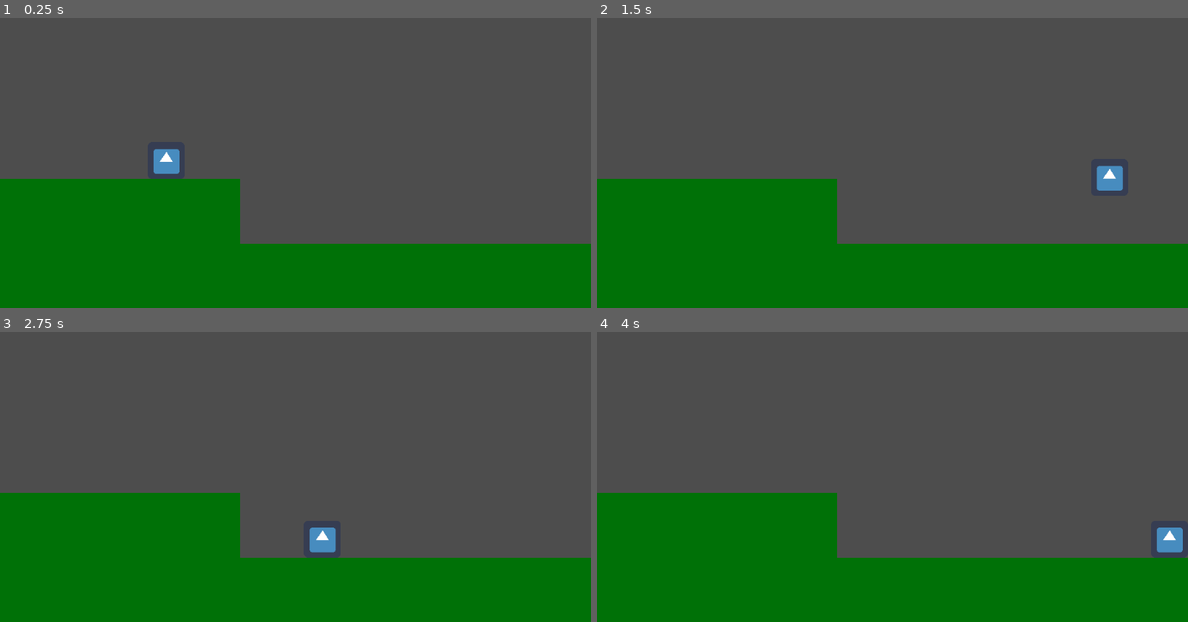
Above: before the commit, frames 1-4 (two rows, left to right).
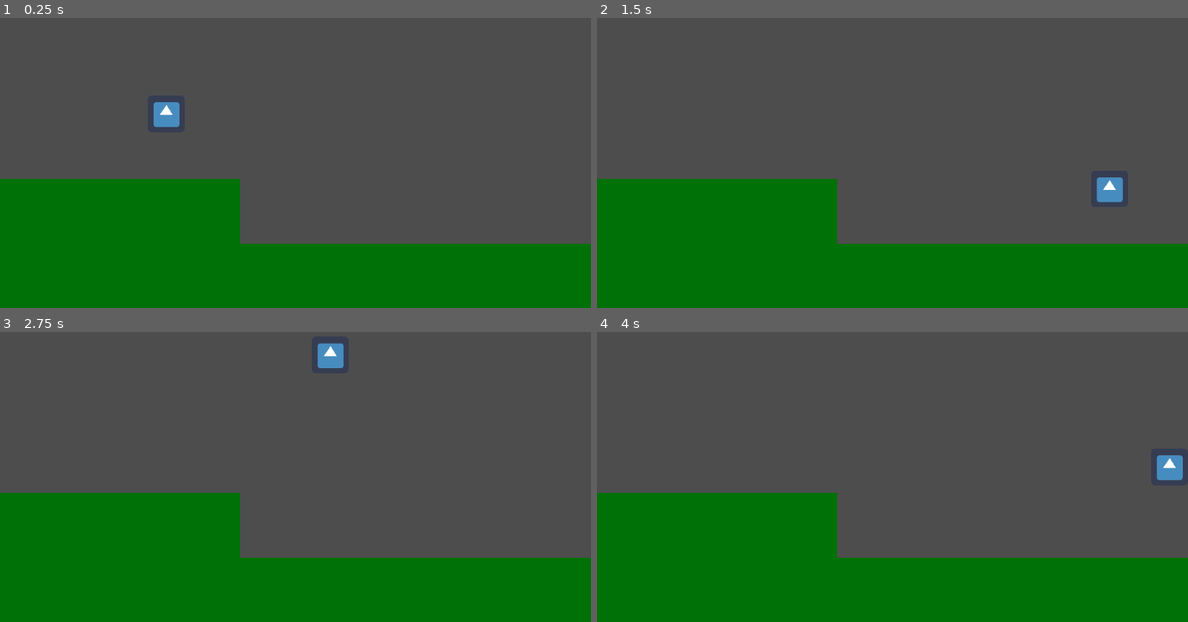
Above: after the commit, the same moments.

Repository: Ev01/PlatformerController2D
Game: Godot game, scene res://DemoScene.tscn
Two runs of this game, one before a commit and one after it. Both use one fixed random seed, a clock stepped at 60 frames per second and the inputs below. The engine's default icon, where the game draws it, is replaced by a stand-in: a white triangle on a blue panel in a dark square.
Inputs:
- Up to frame 1 (0.25 s): no input
- Up to frame 2 (1.5 s): hold Right (move_right) from 0.53 s (still down); tap Up (jump) at 0.6, 0.77, 1.07, 1.35 s
- Up to frame 3 (2.75 s): tap Up (jump) at 1.52, 1.82, 2.1 s; release Right (move_right) at 2.03 s; hold Left (move_left) from 2.03 s (still down)
- Up to frame 4 (4 s): release Left (move_left) at 2.78 s; hold Right (move_right) from 2.78 s (still down); tap Up (jump) at 2.85, 3.02, 3.32, 3.6, 3.77 s

The runs differ from the first frame. In frame 1, 0.8% of the frame differs, in the area x 26-31%, y 29-54%; in frame 2, 0.4%; in frame 3, 0.8%, in the area x 52-59%, y 3-77%; in frame 4, 0.8%.

Commit message:
Allow negative gravity by reversing the sign of jump heights

Diff:
--- a/DemoScene.tscn
+++ b/DemoScene.tscn
@@ -31,6 +31,10 @@
 position = Vector2(-8, 0)
 shape = SubResource("1")
 
+[node name="CollisionShape2D2" type="CollisionShape2D" parent="StaticBody2D"]
+position = Vector2(-8, -496)
+shape = SubResource("1")
+
 [node name="StaticBody2D2" type="StaticBody2D" parent="."]
 position = Vector2(520, 360)
 
@@ -59,11 +63,14 @@
 [node name="PlatformerController2D" type="CharacterBody2D" parent="."]
 position = Vector2(288, 320)
 script = ExtResource("1")
-max_jump_height = 150.0
-min_jump_height = 60.0
-jump_duration = 0.25
+max_jump_height = -150.0
+min_jump_height = -60.0
+double_jump_height = -100.0
+jump_duration = 0.5
+max_jump_amount = 3
 max_acceleration = 10000
 friction = 20
+can_hold_jump = true
 
 [node name="icon" type="Sprite2D" parent="PlatformerController2D"]
 texture = ExtResource("2")
--- a/platformer_controller/platformer_controller.gd
+++ b/platformer_controller/platformer_controller.gd
@@ -105,9 +105,16 @@
 func _init():
 	default_gravity = calculate_gravity(max_jump_height, jump_duration)
 	jump_velocity = calculate_jump_velocity(max_jump_height, jump_duration)
+
+
 	double_jump_velocity = calculate_jump_velocity2(double_jump_height, default_gravity)
 	release_gravity_multiplier = calculate_release_gravity_multiplier(
 		jump_velocity, min_jump_height, default_gravity)
+
+	print("Jump velocity = ", jump_velocity)
+	print("Double Jump velocity = ", double_jump_velocity)
+	print("release_gravity mult = ", release_gravity_multiplier)
+	print("Default gravity = ", default_gravity)
 
 
 func _ready():
@@ -125,7 +132,7 @@
 
 
 func _physics_process(delta):
-	if is_on_floor():
+	if is_feet_on_ground():
 		coyote_timer.start()
 	if not coyote_timer.is_stopped():
 		jumps_left = max_jump_amount
@@ -147,6 +154,7 @@
 	acc.x = 0
 	if Input.is_action_pressed(input_left):
 		acc.x = -max_acceleration
+
 	if Input.is_action_pressed(input_right):
 		acc.x = max_acceleration
 
@@ -157,26 +165,41 @@
 		holding_jump = false
 
 
+
+
+
 func can_jump() -> bool:
 	if jumps_left > 0:
 		# Check for ground jumps when we cannot hold jump
 		if not can_hold_jump:
-			if not jump_buffer_timer.is_stopped() and is_on_floor():
+			if not jump_buffer_timer.is_stopped() and is_feet_on_ground():
 				return true
 
 		# Check for ground jumps when we can hold jump
 		if can_hold_jump:
 			if Input.is_action_pressed(input_jump):
 				# Dont use double jump when holding down
-				if is_on_floor():
+				if is_feet_on_ground():
 					return true
 
 		# Check for jumps in the air
 		if Input.is_action_just_pressed(input_jump):
-			if not is_on_floor():
+			if not is_feet_on_ground():
+				print("air jump")
 				return true
 
 	return false
+
+
+## Same as is_on_floor(), but also returns true if gravity is reversed and you are on the ceiling
+func is_feet_on_ground():
+	if is_on_floor() and default_gravity <= 0:
+		return true
+	if is_on_ceiling() and default_gravity >= 0:
+		return true
+
+	return false
+
 
 
 func jump():
@@ -199,11 +222,11 @@
 
 func apply_gravity_multipliers_to(gravity) -> float:
 
-	if velocity.y > 0: # If we are falling
+	if velocity.y * -sign(default_gravity) > 0: # If we are falling
 		gravity *= falling_gravity_multiplier
 
 	# if we released jump and are still rising
-	elif velocity.y < 0:
+	elif velocity.y * -sign(default_gravity) < 0:
 		if not holding_jump:
 			if not jumps_left < max_jump_amount - 1: # Always jump to max height when we are using a double jump
 				gravity *= release_gravity_multiplier # multiply the gravity so we have a lower jump
@@ -226,13 +249,13 @@
 ## Formula from
 ## [url]https://sciencing.com/acceleration-velocity-distance-7779124.html#:~:text=in%20every%20step.-,Starting%20from%3A,-v%5E2%3Du[/url]
 func calculate_jump_velocity2(p_max_jump_height, p_gravity):
-	return sqrt(-2 * p_gravity * p_max_jump_height)
+	return sqrt(abs(2 * p_gravity * p_max_jump_height)) * sign(p_max_jump_height)
 
 
 ## Calculates the gravity when the key is released based off the minimum jump height and jump velocity.  [br]
 ## Formula is from [url]https://sciencing.com/acceleration-velocity-distance-7779124.html[/url]
 func calculate_release_gravity_multiplier(p_jump_velocity, p_min_jump_height, p_gravity):
-	var release_gravity = 0 - pow(p_jump_velocity, 2) / (2 * p_min_jump_height)
+	var release_gravity = -pow(p_jump_velocity, 2) / (2 * p_min_jump_height)
 	return release_gravity / p_gravity
 
 
